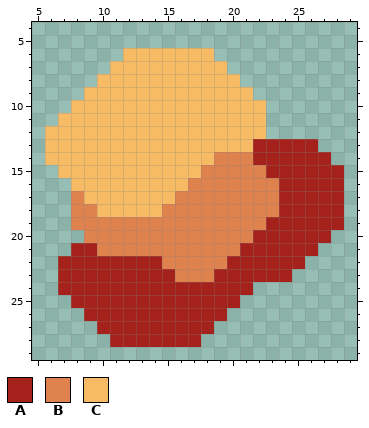
File history of a pixel-art sprite, core/assets-raw/sprites/items/item-dormant-cyst.png. That is the earlier state.
The file is 32x32 pixels. Shown: x 5..29, y 4..29.
Palette (. is transparent): A #a5221c  B #df824d  C #f6bb64
The same view after the edit:
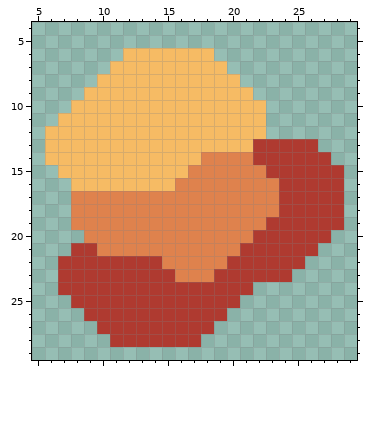
The exact change:
Colour A changes from #a5221c to #af3a30.
The author changed colour C to colour B in row 14 at x 18; in row 15 at x 17; in row 16 at x 16; in row 17 at x 9 to 15; in row 18 at x 10 to 14.
